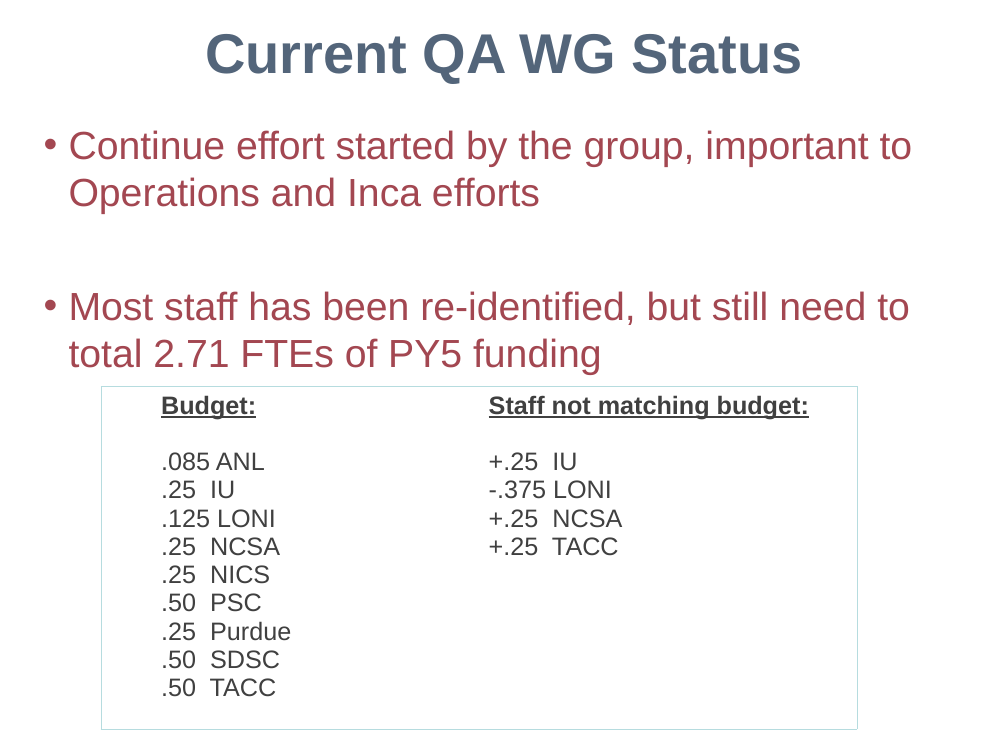
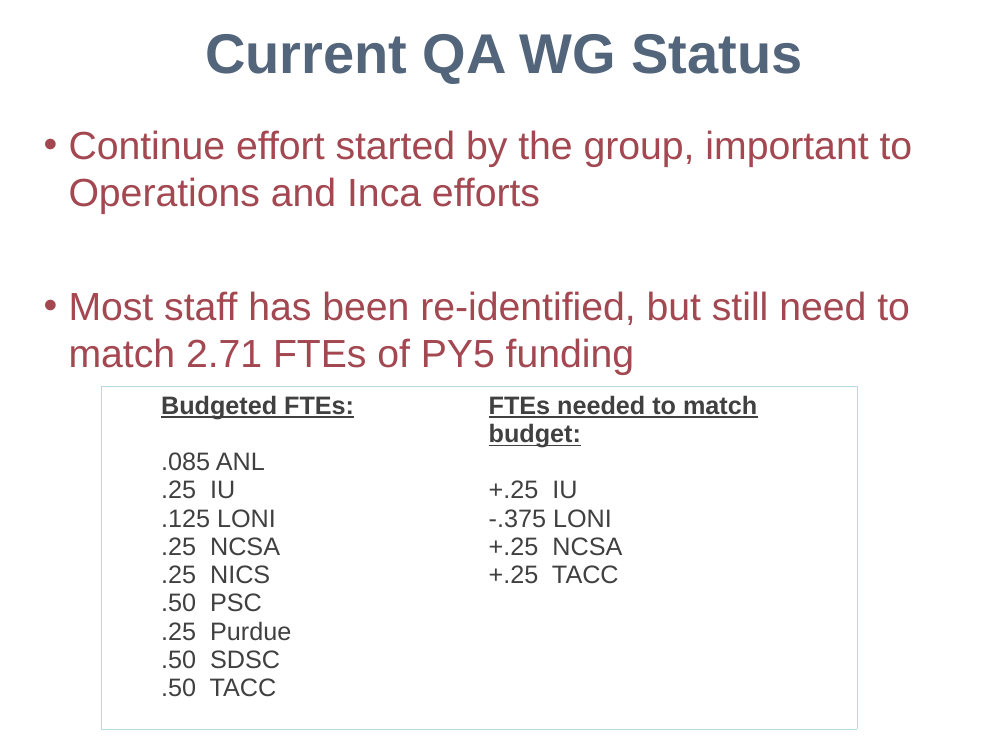
Before and after one commit to IncaProject/inca-xsede, a slide deck: slide 6 of talks/2009/tg-quarterly-nov-09.ppt. Drawn at 1008x756 pixels with LibreOffice and Linux fonts; fonts in the diff are those of the drawing; background and template pictures are left out. Boxes give left, top, right and bottom in pixels: in the first picture for what was removed or moved away, otherwise in the second. Text is boxed around its words. In the diff, an @@ line names an element or a change of style, - is before the commit and + after.

Commit message:
funding slide

```diff
--- a/talks/2009/tg-quarterly-nov-09.ppt
+++ b/talks/2009/tg-quarterly-nov-09.ppt
@@ text at bbox=[69, 291, 910, 375]: text changed @@
-• Most staff has been re-identified, but still need to total 2.71 FTEs of PY5 funding
+• Most staff has been re-identified, but still need to match 2.71 FTEs of PY5 funding
@@ table at bbox=[101, 386, 857, 729] @@
-row 1, column 1: Budget: / .085 ANL / .25 IU / .125 LONI / .25 NCSA / .25 NICS / .50 PSC / .25 Purdue / .50 SDSC / .50 TACC
+row 1, column 1: Budgeted FTEs: / .085 ANL / .25 IU / .125 LONI / .25 NCSA / .25 NICS / .50 PSC / .25 Purdue / .50 SDSC / .50 TACC
-row 1, column 2: Staff not matching budget: / +.25 IU / -.375 LONI / +.25 NCSA / +.25 TACC
+row 1, column 2: FTEs needed to match budget: / +.25 IU / -.375 LONI / +.25 NCSA / +.25 TACC
```
